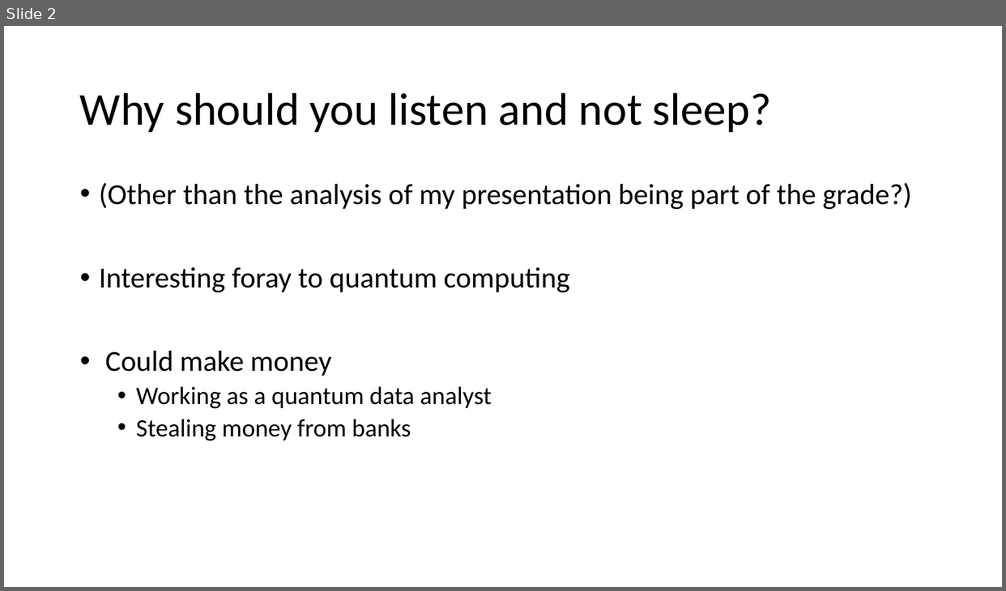
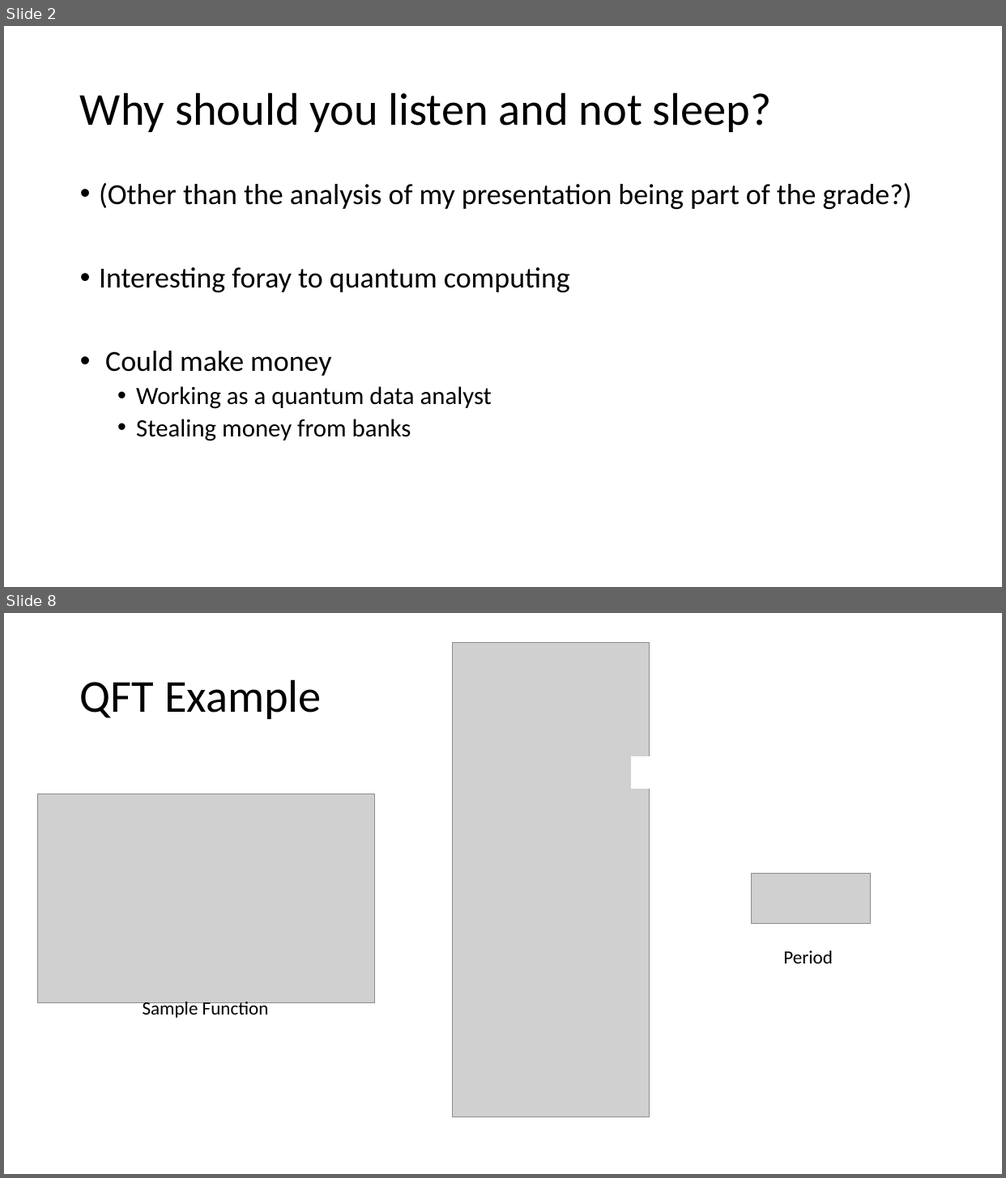
Before and after one commit to Corbin-Rochelle/E-and-M-Presentation, a slide deck: Discrete and Quantum Fourier Transforms.pptx. Shown one above the other, each under a label of ours: slide 2 before the commit, slides 2 and 8 after it; the slides between them are not shown. The pictures are 1006x591 and 1006x1178 pixels, drawn with LibreOffice and Linux fonts; fonts in the diff are those of the drawing; grey boxes stand for pictures. Boxes give left, top, right and bottom in pixels: in the first picture for what was removed or moved away, otherwise in the second. Text is boxed around its words. In the diff, an @@ line names an element or a change of style, - is before the commit and + after.

```diff
--- a/Discrete and Quantum Fourier Transforms.pptx
+++ b/Discrete and Quantum Fourier Transforms.pptx
@@ slide 8 added at (x1=4, y1=613, x2=1002, y2=1174), background #FFFFFF @@
@@ picture added at (x1=453, y1=643, x2=650, y2=1117) @@
@@ title added at (x1=80, y1=679, x2=322, y2=719), 44 pt, text #000000 @@
+QFT Example
@@ rectangle added at (x1=632, y1=757, x2=656, y2=788), fill #FFFFFF, outline #FFFFFF 1 pt @@
@@ picture added at (x1=38, y1=794, x2=374, y2=1003) @@
@@ picture added at (x1=752, y1=874, x2=870, y2=924) @@
@@ text added at (x1=783, y1=951, x2=833, y2=964), 18 pt, text #000000 @@
+Period
@@ text added at (x1=143, y1=999, x2=269, y2=1018), 18 pt, text #000000 @@
+Sample Function
```
Also in this commit, not shown: 6 slides changed, 3 other slides added, 3 slides removed.
